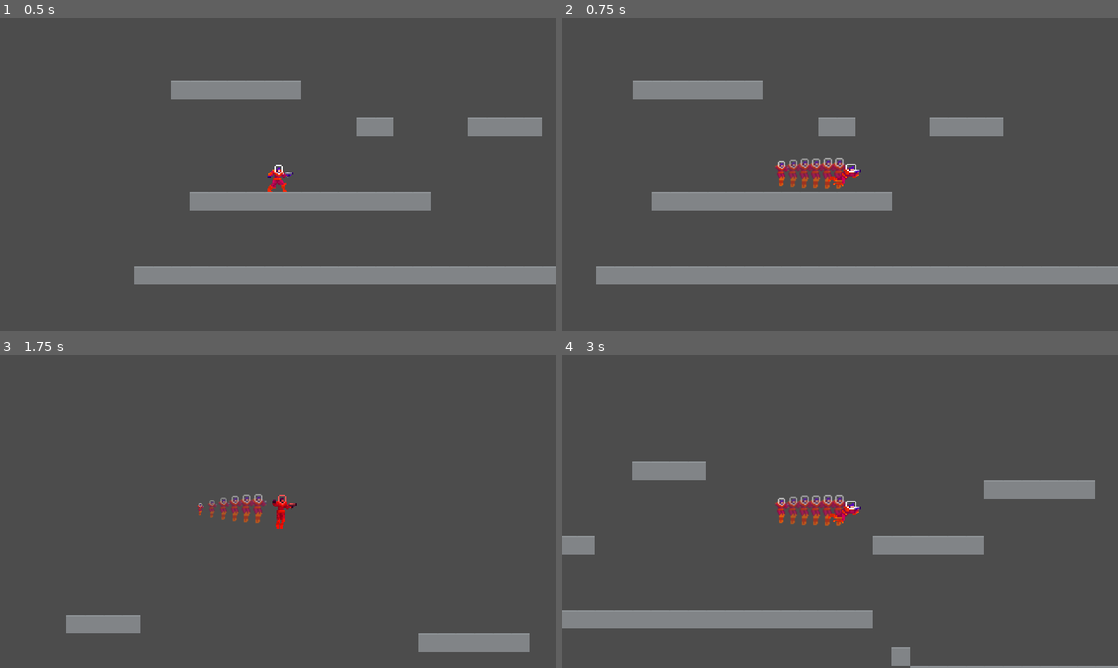
Above: before the commit, frames 1-4 (two rows, left to right).
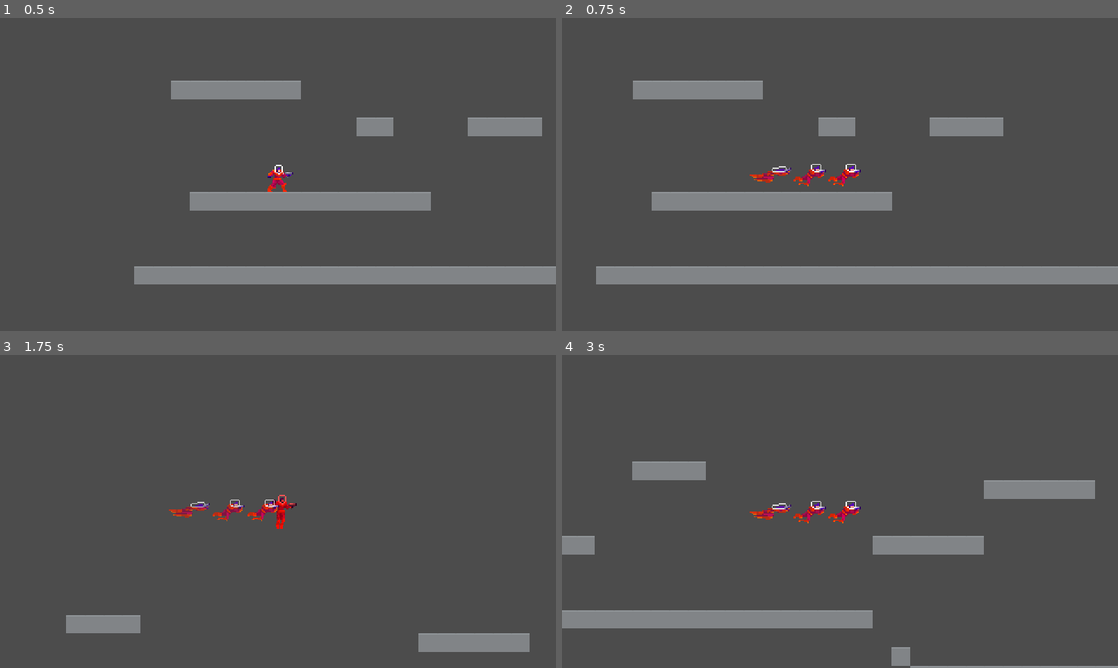
Above: after the commit, the same moments.

Repository: JuroUhlar/red_cascade
Game: Godot game, scene res://scenes/World.tscn
Two runs of this game, one before a commit and one after it. Both use one fixed random seed, a clock stepped at 60 frames per second and the inputs below. Before the commit the project starts from res://World.tscn.
Inputs:
- Up to frame 1 (0.5 s): no input
- Up to frame 2 (0.75 s): tap Enter at 0.5 s; hold D (move_right) from 0.53 s (still down); tap X (dash) at 0.6 s
- Up to frame 3 (1.75 s): keep holding D (move_right); tap Space (jump) at 0.77, 0.8, 1.07, 1.35, 1.52 s; tap X (dash) at 1.55 s
- Up to frame 4 (3 s): tap Space (jump) at 1.82, 2.3 s; release D (move_right) at 2.03 s; hold A (move_left) 2.03-2.78 s; tap X (dash) at 2.1, 2.85 s; hold D (move_right) from 2.78 s (still down)

Frame 1 is identical in both runs. In frame 2, 0.9% of the frame differs, in the area x 33-52%, y 44-55%; in frame 3, 0.8%; in frame 4, 0.9%.

Commit message:
Improved dash and created scenes folder

Diff:
--- a/project.godot
+++ b/project.godot
@@ -21,7 +21,7 @@
 [application]
 
 config/name="red_cascade2"
-run/main_scene="res://World.tscn"
+run/main_scene="res://scenes/World.tscn"
 config/icon="res://icon.png"
 
 [display]
--- /dev/null
+++ b/scenes/Ghost.tscn
@@ -0,0 +1,9 @@
+[gd_scene load_steps=2 format=2]
+
+[ext_resource path="res://scripts/Ghost.gd" type="Script" id=1]
+
+[node name="Ghost" type="Sprite"]
+script = ExtResource( 1 )
+
+[node name="alpha_tween" type="Tween" parent="."]
+[connection signal="tween_completed" from="alpha_tween" to="." method="_on_alpha_tween_tween_completed"]
--- a/Player.tscn
+++ b/scenes/Player.tscn
@@ -5,18 +5,18 @@
 [ext_resource path="res://assets/Player/player-jump1.png" type="Texture" id=3]
 [ext_resource path="res://assets/Player/player-fall3.png" type="Texture" id=4]
 [ext_resource path="res://assets/Player/player-fall2.png" type="Texture" id=5]
-[ext_resource path="res://assets/Player/player-dash1.png" type="Texture" id=6]
-[ext_resource path="res://assets/Player/player-dash2.png" type="Texture" id=7]
-[ext_resource path="res://assets/Player/player-dash3.png" type="Texture" id=8]
-[ext_resource path="res://assets/Player/player-run1.png" type="Texture" id=9]
-[ext_resource path="res://assets/Player/player-run2.png" type="Texture" id=10]
-[ext_resource path="res://assets/Player/player-run3.png" type="Texture" id=11]
-[ext_resource path="res://assets/Player/player-run4.png" type="Texture" id=12]
-[ext_resource path="res://assets/Player/player-run5.png" type="Texture" id=13]
-[ext_resource path="res://assets/Player/player-run6.png" type="Texture" id=14]
-[ext_resource path="res://assets/Player/player-jump2.png" type="Texture" id=15]
-[ext_resource path="res://assets/Player/player-jump3.png" type="Texture" id=16]
-[ext_resource path="res://assets/Player/player-jump4.png" type="Texture" id=17]
+[ext_resource path="res://assets/Player/player-run1.png" type="Texture" id=6]
+[ext_resource path="res://assets/Player/player-run2.png" type="Texture" id=7]
+[ext_resource path="res://assets/Player/player-run3.png" type="Texture" id=8]
+[ext_resource path="res://assets/Player/player-run4.png" type="Texture" id=9]
+[ext_resource path="res://assets/Player/player-run5.png" type="Texture" id=10]
+[ext_resource path="res://assets/Player/player-run6.png" type="Texture" id=11]
+[ext_resource path="res://assets/Player/player-jump2.png" type="Texture" id=12]
+[ext_resource path="res://assets/Player/player-jump3.png" type="Texture" id=13]
+[ext_resource path="res://assets/Player/player-jump4.png" type="Texture" id=14]
+[ext_resource path="res://assets/Player/player-dash1.png" type="Texture" id=15]
+[ext_resource path="res://assets/Player/player-dash2.png" type="Texture" id=16]
+[ext_resource path="res://assets/Player/player-dash3.png" type="Texture" id=17]
 
 [sub_resource type="RectangleShape2D" id=1]
 extents = Vector2( 9, 15 )
@@ -56,20 +56,20 @@
 "name": "fall",
 "speed": 8.0
 }, {
-"frames": [ ExtResource( 6 ), ExtResource( 7 ), ExtResource( 8 ) ],
-"loop": false,
-"name": "dash",
-"speed": 30.0
-}, {
-"frames": [ ExtResource( 9 ), ExtResource( 10 ), ExtResource( 11 ), ExtResource( 12 ), ExtResource( 13 ), ExtResource( 14 ) ],
+"frames": [ ExtResource( 6 ), ExtResource( 7 ), ExtResource( 8 ), ExtResource( 9 ), ExtResource( 10 ), ExtResource( 11 ) ],
 "loop": true,
 "name": "run",
 "speed": 12.0
 }, {
-"frames": [ ExtResource( 15 ), ExtResource( 16 ), ExtResource( 17 ) ],
+"frames": [ ExtResource( 12 ), ExtResource( 13 ), ExtResource( 14 ) ],
 "loop": true,
 "name": "jump",
 "speed": 8.0
+}, {
+"frames": [ ExtResource( 15 ), ExtResource( 16 ), ExtResource( 17 ) ],
+"loop": false,
+"name": "dash",
+"speed": 30.0
 } ]
 
 [node name="Player" type="KinematicBody2D"]
@@ -105,10 +105,11 @@
 current = true
 
 [node name="trail" type="Particles2D" parent="."]
+visible = false
 show_behind_parent = true
 emitting = false
 amount = 16
-lifetime = 0.5
+lifetime = 4.0
 speed_scale = 2.0
 local_coords = false
 process_material = SubResource( 6 )
@@ -118,4 +119,9 @@
 [node name="Sprite" type="AnimatedSprite" parent="."]
 frames = SubResource( 8 )
 animation = "idle"
+
+[node name="ghost_timer" type="Timer" parent="."]
+wait_time = 0.05
+autostart = true
 [connection signal="timeout" from="dash_timer" to="." method="_on_dash_timer_timeout"]
+[connection signal="timeout" from="ghost_timer" to="." method="_on_ghost_timer_timeout"]
--- a/World.tscn
+++ b/scenes/World.tscn
@@ -1,7 +1,7 @@
 [gd_scene load_steps=3 format=2]
 
-[ext_resource path="res://Player.tscn" type="PackedScene" id=1]
-[ext_resource path="res://Level.tscn" type="PackedScene" id=2]
+[ext_resource path="res://scenes/Player.tscn" type="PackedScene" id=1]
+[ext_resource path="res://scenes/Level.tscn" type="PackedScene" id=2]
 
 [node name="World" type="Node2D"]
 
--- /dev/null
+++ b/scripts/Ghost.gd
@@ -0,0 +1,8 @@
+extends Sprite
+
+func _ready():
+	$alpha_tween.interpolate_property(self, "modulate", Color(1,1,1,1), Color(1,1,1,0), .5, Tween.TRANS_LINEAR, Tween.EASE_OUT)
+	$alpha_tween.start()
+
+func _on_alpha_tween_tween_completed(object, key):
+	queue_free()
--- a/scripts/Player.gd
+++ b/scripts/Player.gd
@@ -44,7 +44,9 @@
 		jumping = can_jump and jumped() and is_grounded()
 
 		# Sprite management based on state
-		if dashing:
+		if dashing && Input.is_action_pressed("move_up"):
+			$Sprite.play("jump")
+		elif dashing:
 			$Sprite.play("dash")
 		elif _velocity.y < 0:
 			$Sprite.play("jump")
@@ -117,3 +119,11 @@
 	dashing = false
 	$trail.emitting = false
 	$dash_cooldown.start()
+
+func _on_ghost_timer_timeout():
+	if dashing:
+		var this_ghost = preload("res://Scenes/Ghost.tscn").instance()
+		get_parent().add_child(this_ghost)
+		this_ghost.position = position
+		this_ghost.texture = $Sprite.frames.get_frame($Sprite.animation, $Sprite.frame)
+		this_ghost.flip_h = $Sprite.flip_h
Renamed: Level.tscn -> scenes/Level.tscn
